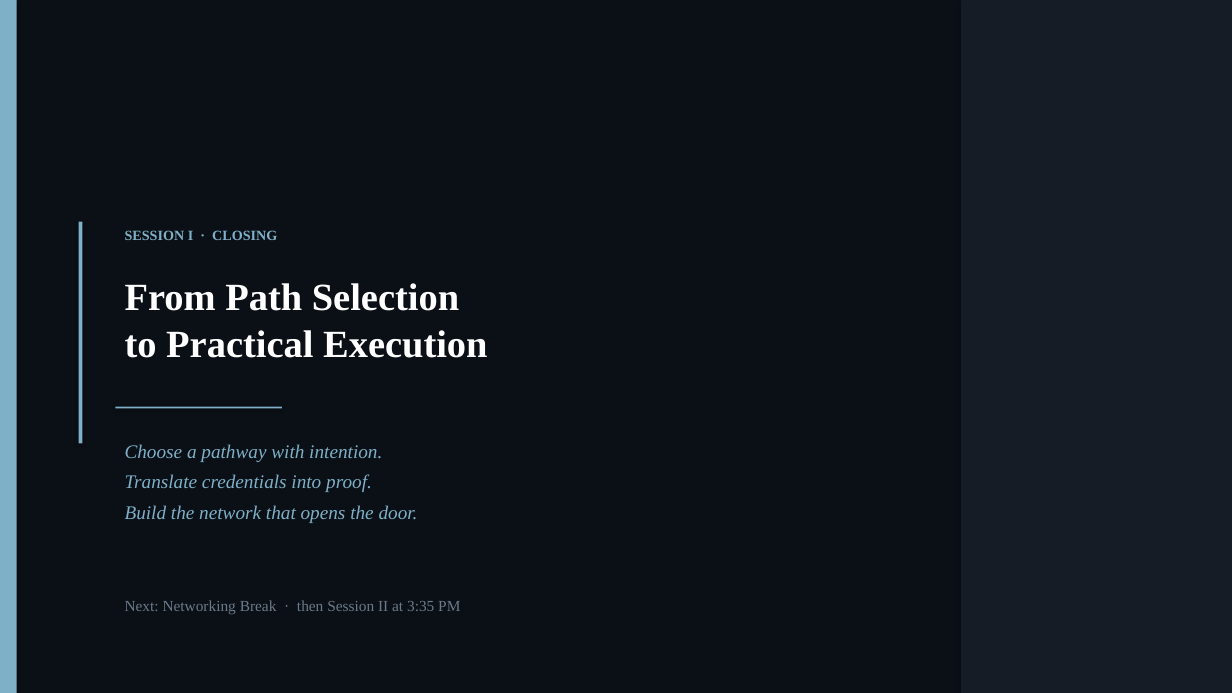
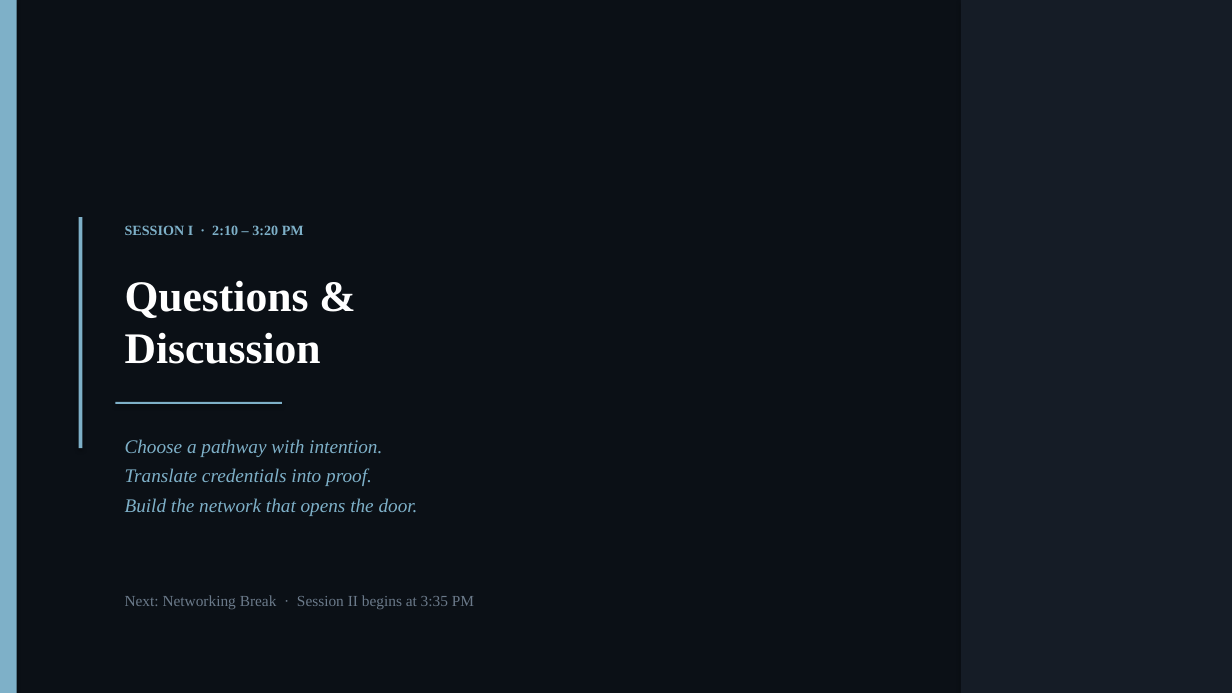
Before and after one commit to anthonyleedu/anthonyleedu, a slide deck: slide 20 of Heliospace_Company_And_Product_Overview.pptx (slide 28 before the commit). Drawn at 1232x693 pixels with LibreOffice and Linux fonts; fonts in the diff are those of the drawing. Boxes give left, top, right and bottom in pixels: in the first picture for what was removed or moved away, otherwise in the second. Text is boxed around its words. In the diff, an @@ line names an element or a change of style, - is before the commit and + after.

```diff
--- a/Heliospace_Company_And_Product_Overview.pptx
+++ b/Heliospace_Company_And_Product_Overview.pptx
@@ rectangle: place and size @@
-rectangle at [79, 222, 82, 444]
+rectangle at [79, 217, 82, 448]
@@ text at [125, 225, 304, 235]: text changed @@
-SESSION I · CLOSING
+SESSION I · 2:10 – 3:20 PM
@@ text at [125, 280, 321, 364]: text changed; size 30 to 34 pt @@
-From Path Selection
-to Practical Execution
+Questions &
+Discussion
@@ rectangle: place and size @@
-rectangle at [116, 407, 282, 409]
+rectangle at [116, 402, 282, 404]
@@ text "Choose a pathway with intention." at [125, 439, 418, 516]: less space between paragraphs @@
@@ text at [125, 595, 474, 609]: text changed @@
-Next: Networking Break · then Session II at 3:35 PM
+Next: Networking Break · Session II begins at 3:35 PM
```
Also in this commit, not shown: 12 other slides changed, 7 slides added, 15 slides removed.
